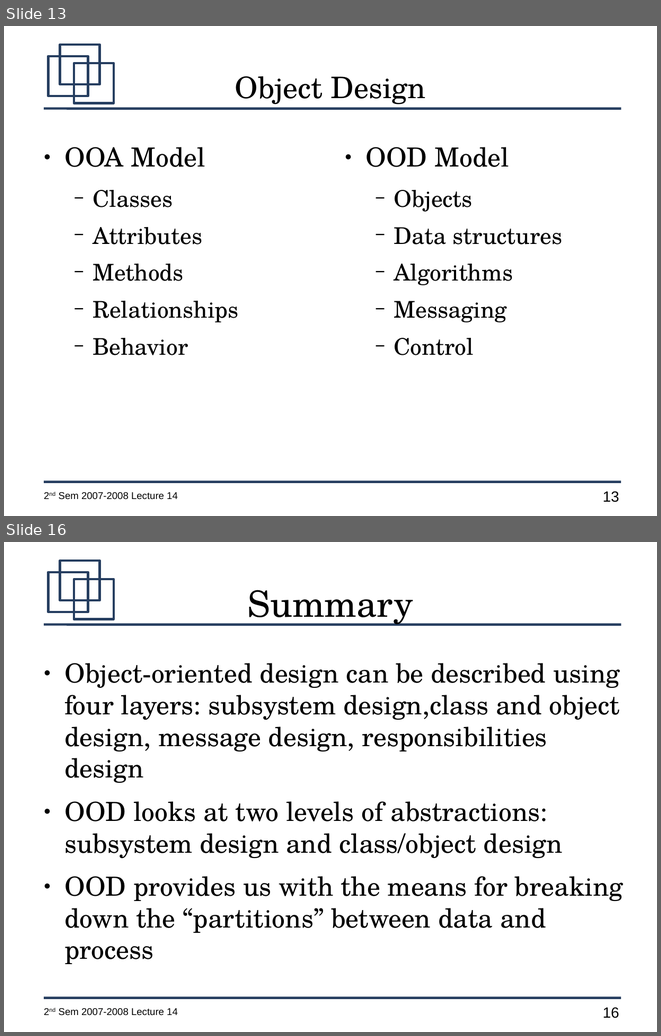
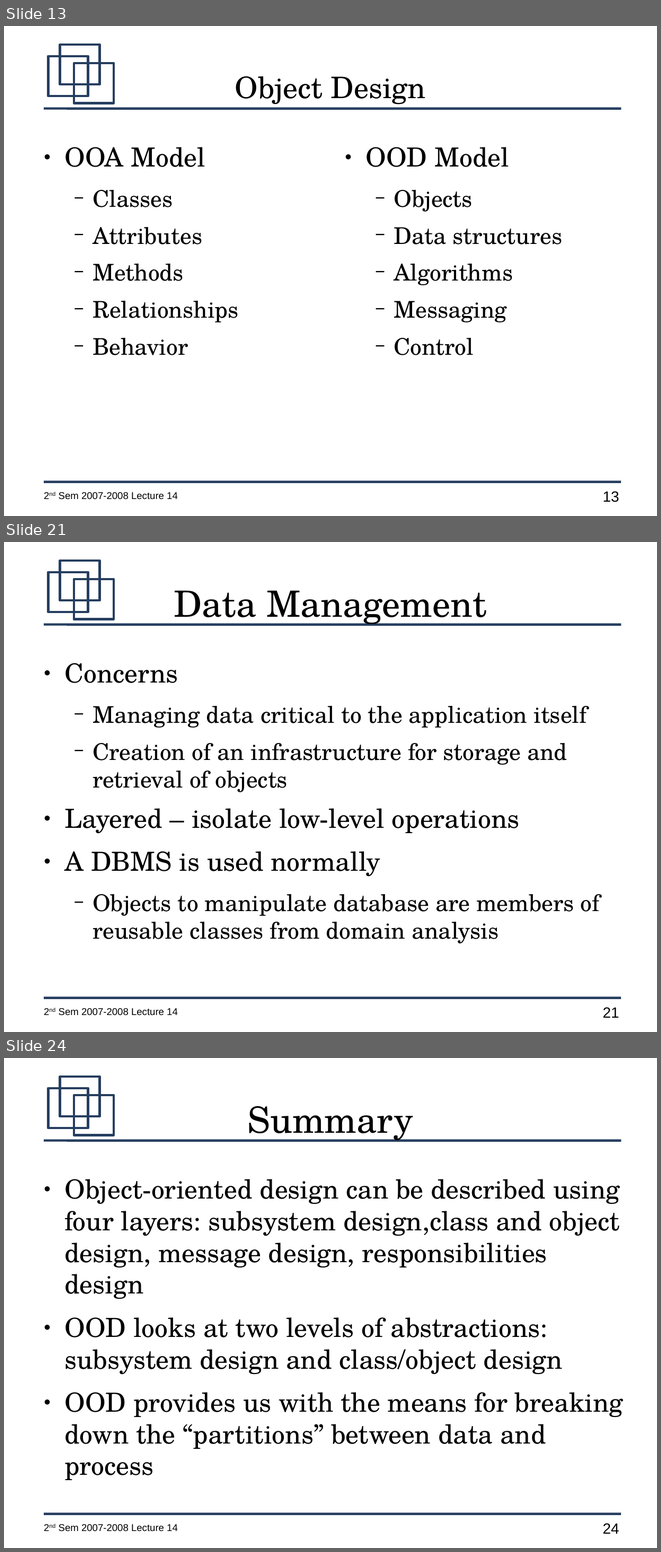
Before and after one commit to jachermocilla/jach-homepage, a slide deck: CMSC128-2nd-Sem-2007-L14.odp. Shown one above the other, each under a label of ours: slides 13 and 16 before the commit, slides 13, 21 and 24 after it; the slides between them are not shown. The pictures are 661x1036 and 661x1552 pixels, drawn with LibreOffice and Linux fonts; fonts in the diff are those of the drawing. Boxes give left, top, right and bottom in pixels: in the first picture for what was removed or moved away, otherwise in the second. Text is boxed around its words. In the diff, an @@ line names an element or a change of style, - is before the commit and + after.

```diff
--- a/CMSC128-2nd-Sem-2007-L14.odp
+++ b/CMSC128-2nd-Sem-2007-L14.odp
@@ slide 21 added at (4, 542, 657, 1032), background #FFFFFF; not listed: 7 template elements that a slide beside it also shows @@
@@ title added at (174, 590, 487, 626), 44 pt, text #000000 @@
+Data Management
@@ text added at (64, 663, 599, 943), 28 pt, text #000000 @@
+● Concerns
+  − Managing data critical to the application itself
+  − Creation of an infrastructure for storage and retrieval of objects
+● Layered – isolate low-level operations
+● A DBMS is used normally
+  − Objects to manipulate database are members of reusable classes from domain analysis
@@ what was slide 16 is now slide 24 @@
@@ page number at (603, 1523, 619, 1533): text changed @@
-16
+24
```
Also in this commit, not shown: 2 slides changed, 7 other slides added.
